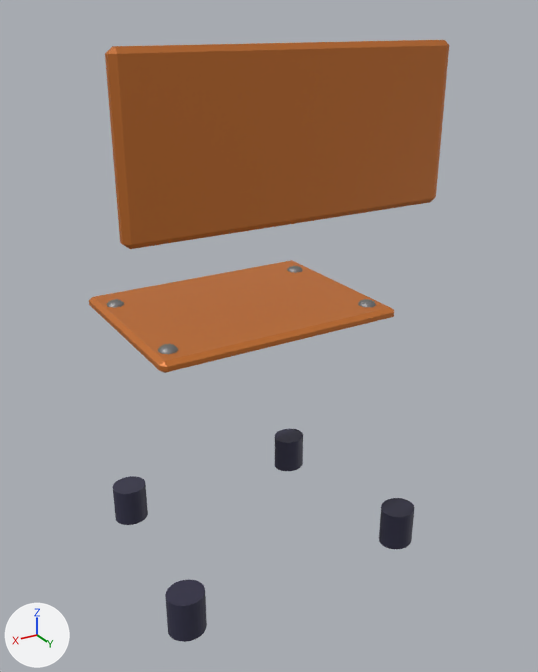
The FBX model Assets/Models/New/chair.fbx as it was, and as the next commit left it.
One viewpoint serves both versions: a 50 mm camera at (4.7, 46.1, 23.9) aimed at (-11.2, 19.6, 10.6). The axes (+X, +Y, +Z) are drawn at lower left. The lights are the same throughout. The picture after the commit comes second. Where no turn or scale is listed for an object, it has been applied to the vertices.
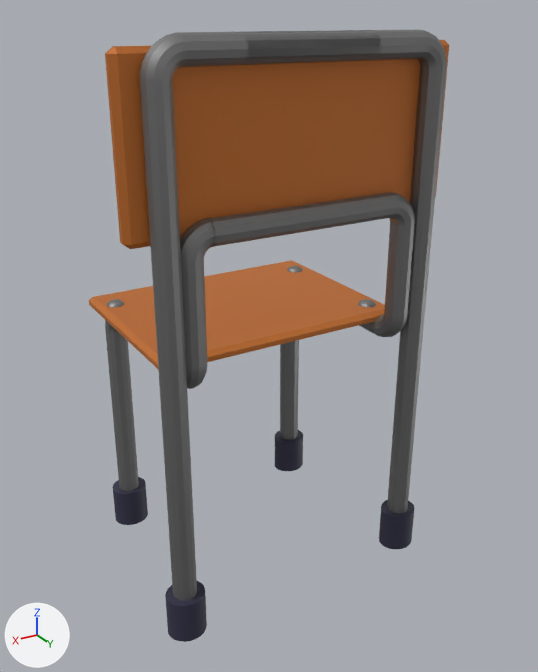
Commit message: いす直した
あ

What the commit changed:
Mesh me_vert_002 is new.
It has 5856 vertices, 5808 faces and spans x -300.0..951.0, y 1451.0..3789.0, z -5999.0..-5038.0.
It uses material mat_metaltexture (grey #898989).
Object 'Vert.002' (ob_vert_002) is new; it shows me_vert_002.
Its location is (-7.38, -36.22, -14.51).
Its rotation in degrees is (-90, 0, 0).
Its scale is (-0.01, -0.01, -0.01).

What differs and where, as boxes (x1, y1, x2, y2) in the pictures (538 x 672 px):
'Vert.002', added
    after: (105, 30, 447, 601)
